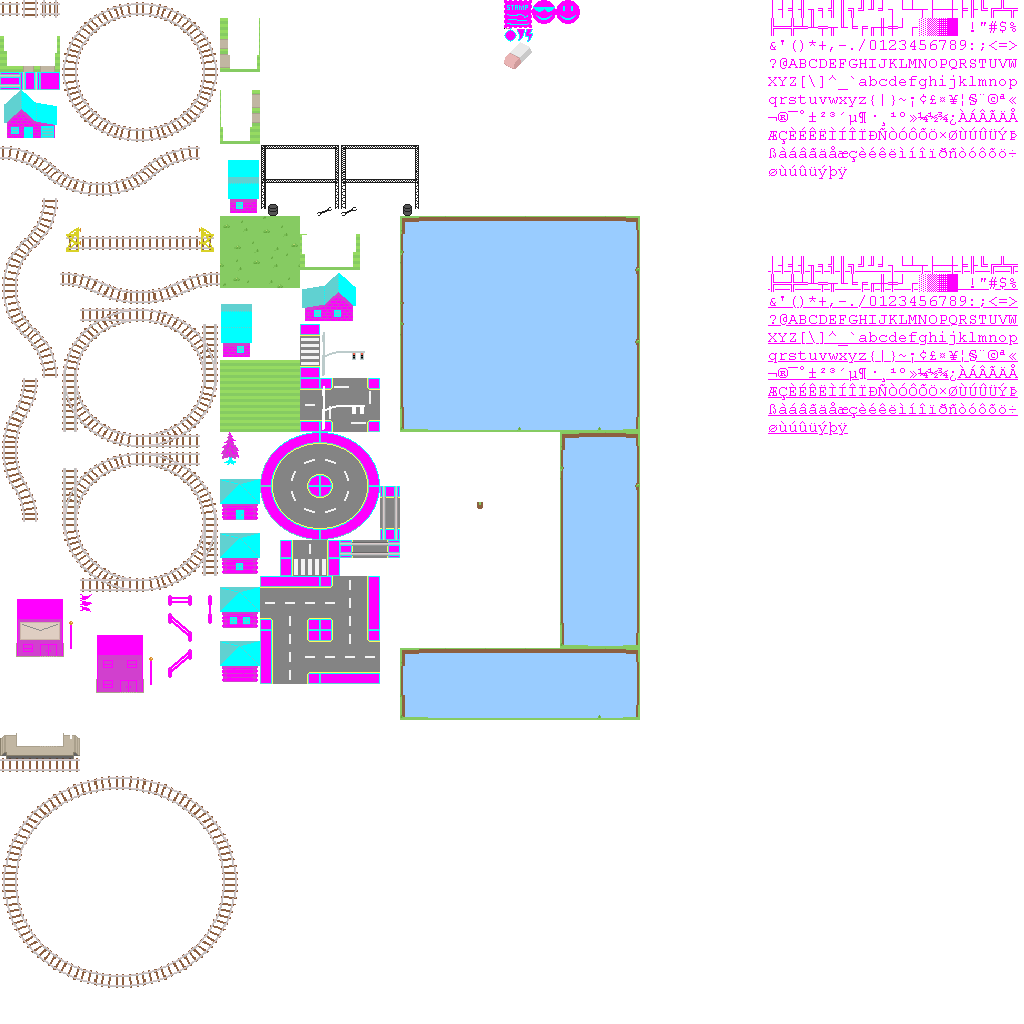
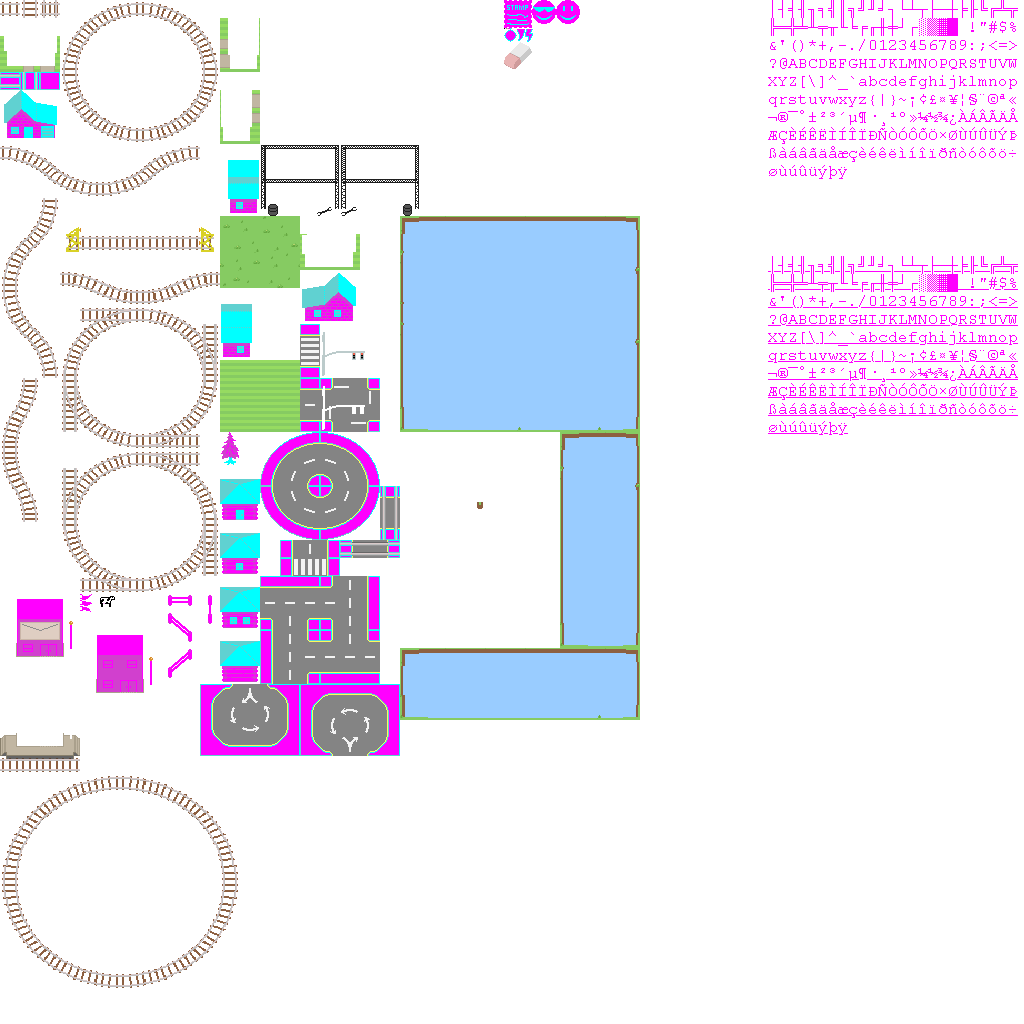
Layered file, before and after one edit (w=1024, h=1024). Changes by layer:
added layer "Pasted Layer" above "base.png copy" over [325, 705, 375, 752]
painted on "base.png copy" over [100, 596, 400, 756]
